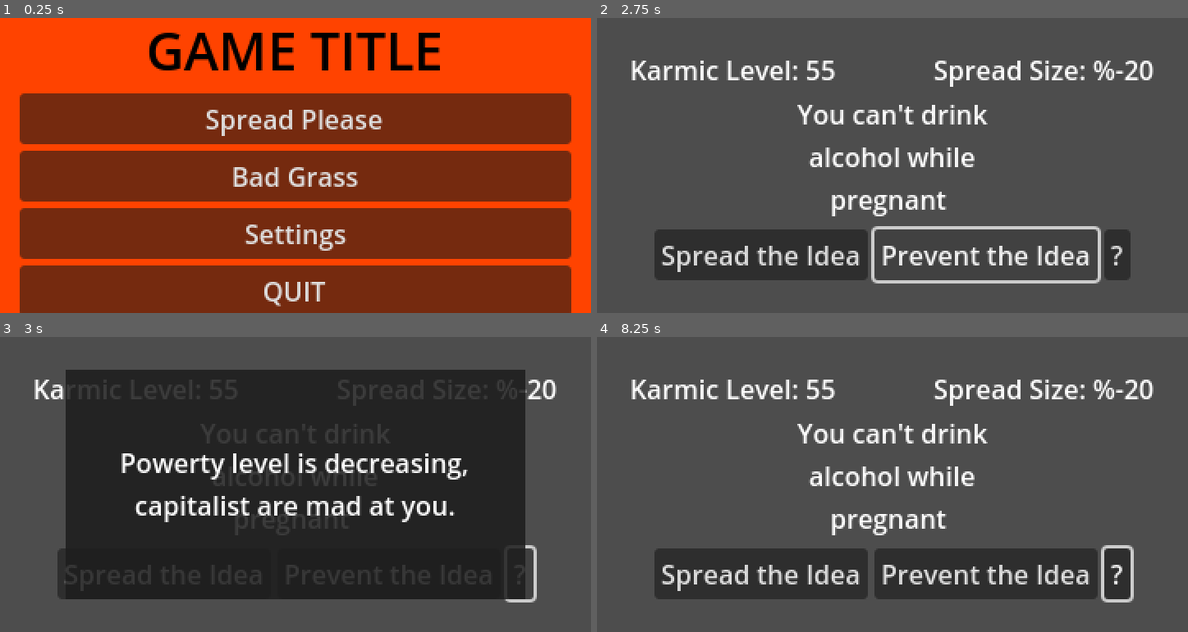
Above: before the commit, frames 1-4 (two rows, left to right).
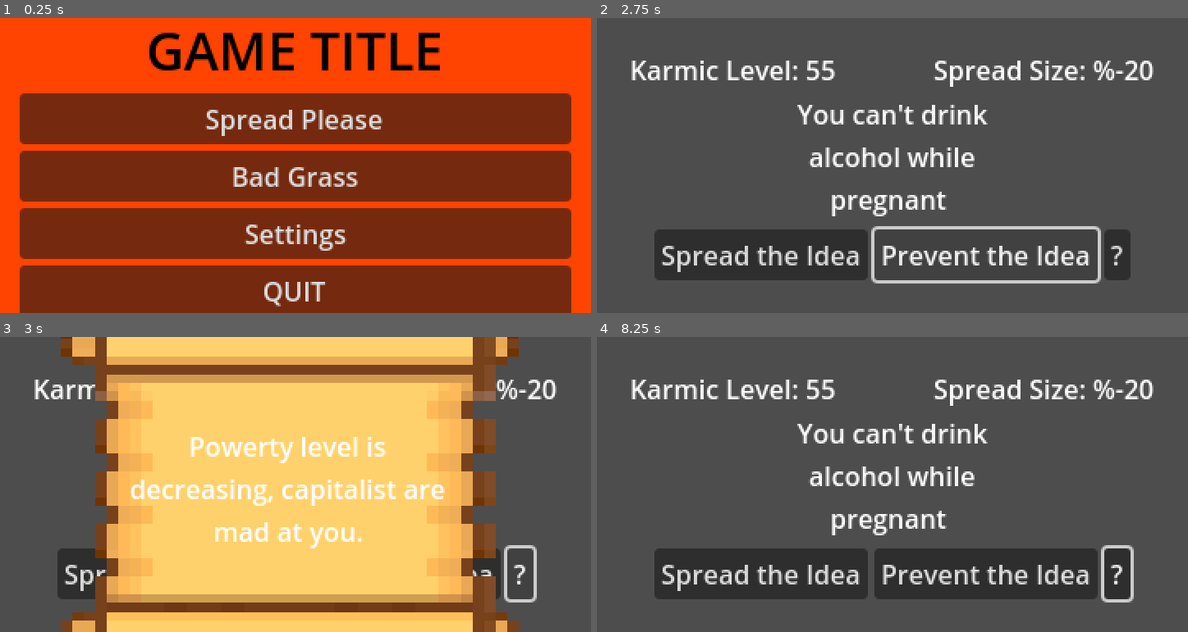
Above: after the commit, the same moments.

Repository: PEMDAS-Studio/GameJam24
Game: Godot game, scene res://main_menu/main_menu.tscn
Same seed, same stepped clock (60 frames per second), same inputs: the game is played once before the commit and once after it.
Inputs (mouse positions are in pixels of both pictures, inside the frame that each line leads up to):
- Up to frame 1 (0.25 s): no input
- Up to frame 2 (2.75 s): click "Spread Please" at 0.5 s; click "Spread the Idea" at 1.25 s; click "Prevent the Idea" at 2 s
- Up to frame 3 (3 s): click "?" at 2.75 s
- Up to frame 4 (8.25 s): tap Enter at 3.5, 5, 6.5 s; move the mouse to (1022, 469) at 3.52 s; hold D (right) 3.53-4.28 s; tap Space (grassaction) at 3.6, 4.25, 4.35, 5.1, 5.75, 5.85, 6.6, 7.25, 7.35, 8.1 s; move the mouse to (774, 499) at 4.27 s; hold S (down) 4.28-5.03 s; move the mouse to (951, 419) at 5.02 s; hold D (right) 5.03-5.78 s; move the mouse to (862, 543) at 5.77 s; hold W (up) 5.78-6.53 s; move the mouse to (1069, 528) at 6.52 s; hold A (left) 6.53-8.03 s; move the mouse to (715, 440) at 7.27 s; move the mouse to (922, 484) at 8.02 s; hold S (down) from 8.03 s (still down)

Frames 1-2 are identical in both runs. In frame 3, 76% of the frame differs, in the area x 10-89%, y 0-100%; in frame 4, nothing differs.

Commit message:
Made Paper texture, and added eren's UI to Spread Please

Diff:
--- a/gameproj/BadGrass/grassgame.tscn
+++ b/gameproj/BadGrass/grassgame.tscn
@@ -1,10 +1,9 @@
-[gd_scene load_steps=12 format=3 uid="uid://cemx6ge4f7ajp"]
+[gd_scene load_steps=11 format=3 uid="uid://cemx6ge4f7ajp"]
 
 [ext_resource type="Texture2D" uid="uid://dwfgsd0u42m20" path="res://Assets/TilesetGrass/TilesetGrass/overworld_tileset_grass.png" id="1_aap60"]
 [ext_resource type="Script" path="res://changegrass.gd" id="1_loyf3"]
 [ext_resource type="PackedScene" uid="uid://dsb00ec2pu45o" path="res://character.tscn" id="2_hu4nw"]
 [ext_resource type="Texture2D" uid="uid://c4bn0beidonjg" path="res://Assets/TilesetGrass/TilesetGrass/overworld_tileset_grass_infected.png" id="2_j1y7l"]
-[ext_resource type="Resource" uid="uid://urrh8pbetkq3" path="res://BadGrass/Towers/EnergyBase.tres" id="5_r8nw1"]
 [ext_resource type="PackedScene" uid="uid://c7qn6vhi6yni3" path="res://BadGrass/Towers/decontaminator.tscn" id="5_vh137"]
 
 [sub_resource type="TileSetAtlasSource" id="TileSetAtlasSource_4672s"]
@@ -454,7 +453,6 @@
 
 [node name="Decontaminator" parent="." instance=ExtResource("5_vh137")]
 position = Vector2(70, -23)
-Stats = ExtResource("5_r8nw1")
 
 [node name="StaticBody2D" type="StaticBody2D" parent="."]
 disable_mode = 2
--- a/gameproj/SpreadPlease/Scenes/sp_ui.tscn
+++ b/gameproj/SpreadPlease/Scenes/sp_ui.tscn
@@ -1,6 +1,7 @@
-[gd_scene load_steps=3 format=3 uid="uid://cunro14ci21sc"]
+[gd_scene load_steps=4 format=3 uid="uid://cunro14ci21sc"]
 
 [ext_resource type="Script" path="res://SpreadPlease/Scripts/sp_ui.gd" id="1_woe3w"]
+[ext_resource type="Texture2D" uid="uid://cfwolbcmgtyl7" path="res://Podium/Parchment_001.png" id="2_v6pri"]
 
 [sub_resource type="LabelSettings" id="LabelSettings_jmogg"]
 
@@ -88,19 +89,23 @@
 layout_mode = 2
 text = "?"
 
-[node name="Consequences" type="ColorRect" parent="."]
+[node name="Consequences" type="TextureRect" parent="."]
 layout_mode = 0
-offset_left = 40.0
-offset_top = 20.0
-offset_right = 320.0
-offset_bottom = 160.0
-color = Color(0.113725, 0.113725, 0.113725, 0.862745)
+offset_left = 37.0
+offset_top = -15.0
+offset_right = 316.0
+offset_bottom = 200.0
+texture = ExtResource("2_v6pri")
 
 [node name="ConsequencesLabel" type="Label" parent="Consequences"]
 layout_mode = 1
 anchors_preset = 15
 anchor_right = 1.0
 anchor_bottom = 1.0
+offset_left = 40.0
+offset_top = 37.0
+offset_right = -41.0
+offset_bottom = -37.0
 grow_horizontal = 2
 grow_vertical = 2
 text = "You are good bad boy!"
--- a/gameproj/Spread_Please_001.tscn
+++ b/gameproj/Spread_Please_001.tscn
@@ -1,10 +1,11 @@
-[gd_scene load_steps=12 format=3 uid="uid://duq0rdy5gnhvl"]
+[gd_scene load_steps=13 format=3 uid="uid://duq0rdy5gnhvl"]
 
 [ext_resource type="Texture2D" uid="uid://dwfgsd0u42m20" path="res://Assets/TilesetGrass/TilesetGrass/overworld_tileset_grass.png" id="1_f7o6p"]
 [ext_resource type="Texture2D" uid="uid://dbk2vsy13nmr7" path="res://Villager/MinifolksVillagers/Outline/MiniVillagerMan.png" id="2_vqvdk"]
 [ext_resource type="Texture2D" uid="uid://cfgq4lmbexu6v" path="res://Podium/Mud_001.png" id="3_osm1b"]
 [ext_resource type="Texture2D" uid="uid://b58vpoei70e1b" path="res://Podium/overworld_tileset_Mud_001.png" id="4_w2s52"]
 [ext_resource type="Texture2D" uid="uid://lqyhqtm1lvhh" path="res://Podium/Podium_001.png" id="5_epr63"]
+[ext_resource type="PackedScene" uid="uid://cunro14ci21sc" path="res://SpreadPlease/Scenes/sp_ui.tscn" id="6_e7n2o"]
 
 [sub_resource type="TileSetAtlasSource" id="TileSetAtlasSource_bwabl"]
 texture = ExtResource("1_f7o6p")
@@ -519,3 +520,8 @@
 layer_0/tile_data = PackedInt32Array(0, 2, 0, 65536, 2, 0, 131072, 2, 0, 196608, 2, 0, 262144, 2, 0, 327680, 2, 0, 3932 …(3656 unchanged characters)…
 layer_1/tile_data = PackedInt32Array(655368, 1, 1, 655369, 65537, 1, 655370, 131073, 1, 655371, 196609, 1, 589832, 1, 1 …(1664 unchanged characters)…
 layer_2/tile_data = PackedInt32Array(524297, 4, 0, 589833, 4, 1, 655369, 4, 2, 524298, 65540, 0, 589834, 65540, 1, 6553 …(847 unchanged characters)…
+
+[node name="SP_UI" parent="." instance=ExtResource("6_e7n2o")]
+offset_top = 1.0
+offset_right = 360.0
+offset_bottom = 180.0
Binary file added: gameproj/Podium/Parchment_001.png
Not shown, added: gameproj/Podium/Parchment_001.png.import
